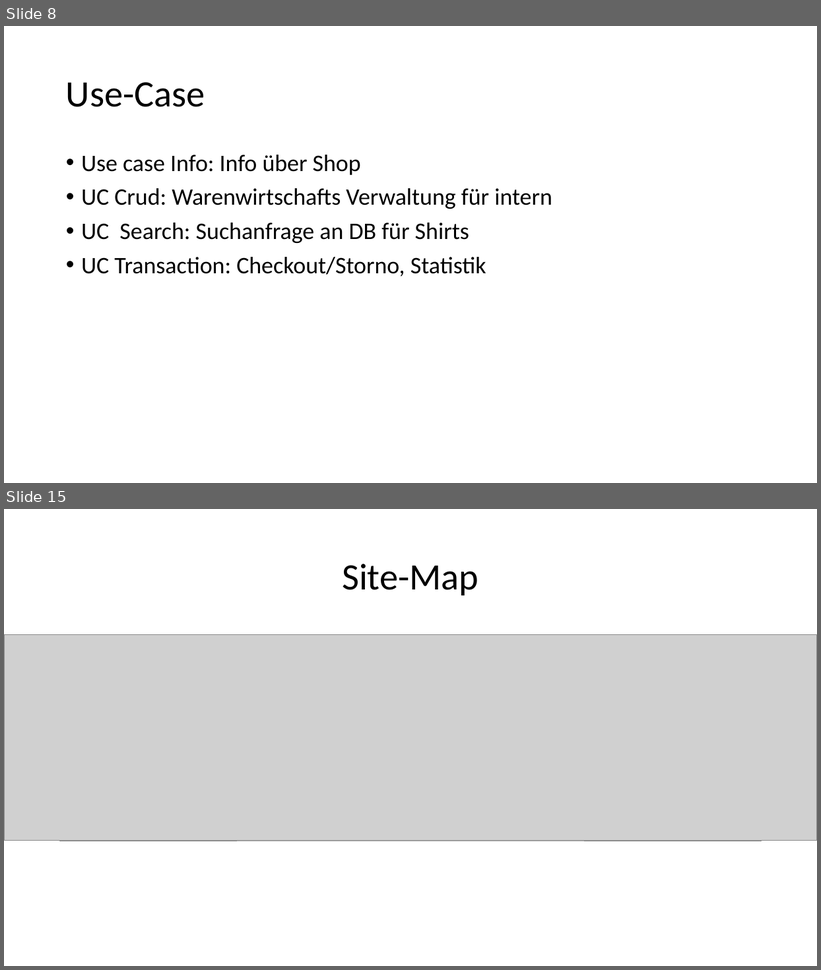
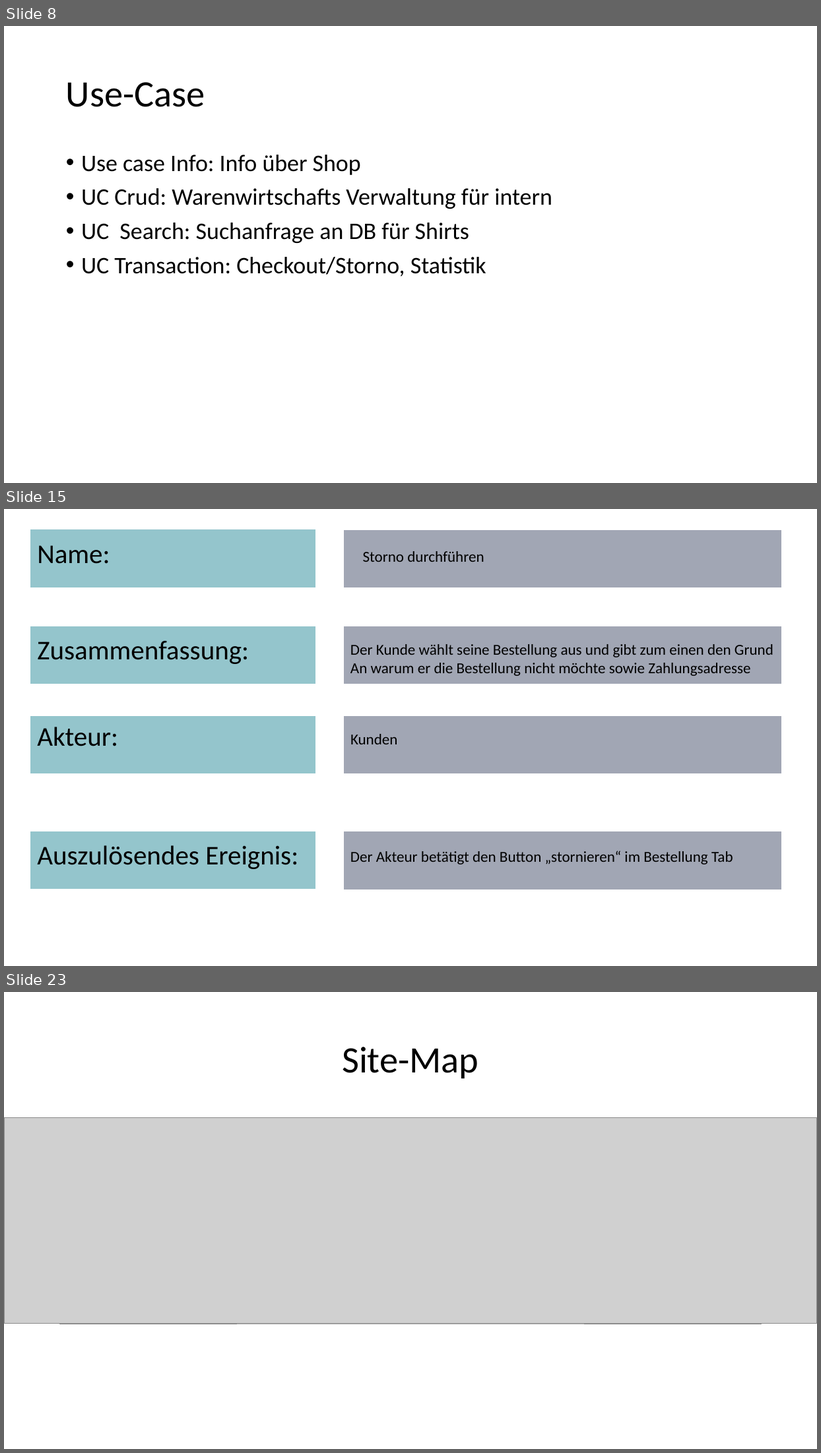
Before and after one commit to Sprayer115/render, a slide deck: Zusatz_Material/Web-Technologie.pptx. Shown one above the other, each under a label of ours: slides 8 and 15 before the commit, slides 8, 15 and 23 after it; the slides between them are not shown. The pictures are 821x970 and 821x1453 pixels, drawn with LibreOffice and Linux fonts; fonts in the diff are those of the drawing; grey boxes stand for pictures. Boxes give left, top, right and bottom in pixels: in the first picture for what was removed or moved away, otherwise in the second. Text is boxed around its words. In the diff, an @@ line names an element or a change of style, - is before the commit and + after.

Commit message:
powerpoint

```diff
--- a/Zusatz_Material/Web-Technologie.pptx
+++ b/Zusatz_Material/Web-Technologie.pptx
@@ slide 15 added at (4, 509, 817, 966), background #FFFFFF @@
@@ rectangle added at (31, 530, 314, 587), fill #94C5CC, outline #94C5CC 1 pt @@
@@ title added at (37, 545, 110, 564), 32 pt, text #000000 @@
+Name:
@@ rectangle added at (345, 530, 781, 587), fill #A1A6B4, outline #A1A6B4 1 pt @@
@@ text added at (363, 551, 484, 562), 18 pt, text #000000 @@
+Storno durchführen
@@ rectangle added at (31, 626, 314, 683), fill #94C5CC, outline #94C5CC 1 pt @@
@@ rectangle added at (345, 626, 781, 683), fill #A1A6B4, outline #A1A6B4 1 pt @@
@@ text added at (37, 641, 249, 664), 32 pt, text #000000 @@
+Zusammenfassung:
@@ text added at (350, 644, 774, 676), 18 pt, text #000000 @@
+Der Kunde wählt seine Bestellung aus und gibt zum einen den Grund
+An warum er die Bestellung nicht möchte sowie Zahlungsadresse
@@ rectangle added at (31, 716, 314, 773), fill #94C5CC, outline #94C5CC 1 pt @@
@@ rectangle added at (345, 716, 781, 773), fill #A1A6B4, outline #A1A6B4 1 pt @@
@@ text added at (37, 727, 118, 747), 32 pt, text #000000 @@
+Akteur:
@@ text added at (350, 734, 398, 745), 18 pt, text #000000 @@
+Kunden
@@ rectangle added at (31, 832, 314, 889), fill #94C5CC, outline #94C5CC 1 pt @@
@@ rectangle added at (345, 832, 781, 889), fill #A1A6B4, outline #A1A6B4 1 pt @@
@@ text added at (37, 846, 298, 869), 32 pt, text #000000 @@
+Auszulösendes Ereignis:
@@ text added at (350, 851, 733, 865), 18 pt, text #000000 @@
+Der Akteur betätigt den Button „stornieren“ im Bestellung Tab
@@ what was slide 15 is now slide 23 @@
```
Also in this commit, not shown: 7 other slides added.
